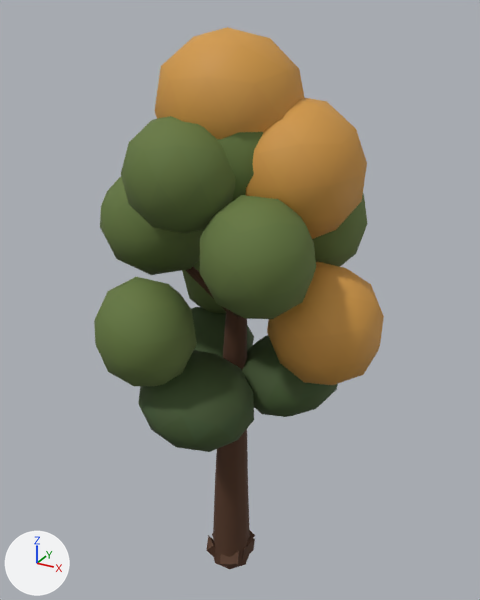
Renders of the glTF model public/assets/models/tree_maple_a.glb from each side of a commit.
One viewpoint serves both versions: a 50 mm camera at (3.76, -6.56, 7.44) aimed at (0.07, 0.14, 4.09). The lights are fixed; the arrows at lower left show +X, +Y and +Z. The older version comes first. Where no turn or scale is listed for an object, it has been applied to the vertices. Vertices at exactly the same position are counted once.

The first picture shows 'maple_canopy_00', 'maple_canopy_01', 'maple_canopy_under_0', 'maple_limb_0_0'.
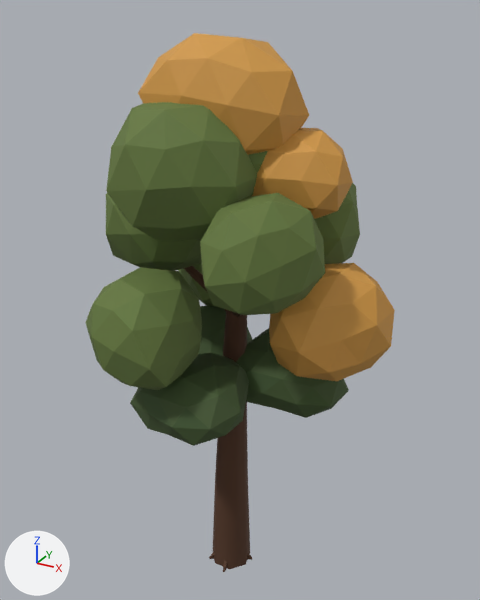
What differs and where, as boxes [x1, y1, x2, y2] in the pictures (480 x 600 px):
'maple_canopy_01', reshaped, moved, rescaled (7% taller)
    before: [94, 116, 368, 386]
    after: [85, 102, 360, 390]
'maple_canopy_00', reshaped, moved, rescaled (12% wider)
    before: [155, 27, 384, 385]
    after: [138, 33, 395, 381]
'maple_canopy_under_0', reshaped, moved, rescaled (9% wider)
    before: [138, 307, 338, 452]
    after: [130, 306, 349, 446]
'maple_limb_0_0', reshaped
    before: [186, 267, 255, 569]
    after: [184, 266, 252, 572]
part 4 of me_maple_limb_0_0_mesh, rebuilt
    before: [207, 535, 215, 558]
    after: [209, 552, 214, 559]
part 5 of me_maple_limb_0_0_mesh, deleted
    before: [220, 551, 239, 567]
part 6 of me_maple_limb_0_0_mesh, deleted
    before: [243, 537, 255, 559]
part 7 of me_maple_limb_0_0_mesh, added
    after: [223, 553, 252, 572]

Diff of the bpy script that builds the scene:
```diff
--- a/public/assets/models/tree_maple_a.glb.py
+++ b/public/assets/models/tree_maple_a.glb.py
@@ me_maple_canopy_00_mesh @@
 # used by ob_maple_canopy_00; parent = ob_tree_maple_a_root; location = (0.574, 0.0795, 5.326); scale = (1.93, 1.93, 1.93)
-me_maple_canopy_00_mesh.from_pydata(...)  # 126 vertices, 240 faces; spans x -0.72..0.72, y -0.46..0.46, z -1.0..1.0
+me_maple_canopy_00_mesh.from_pydata(...)  # 126 vertices, 240 faces; spans x -0.75..0.75, y -0.44..0.44, z -1.0..1.0
+# me_maple_canopy_00_mesh part 1: 126 of 126 vertices moved; they spanned x -0.72..0.72, y -0.46..0.46, z -1.0..1.0 and now span x -0.75..0.75, y -0.44..0.44, z -1.0..1.0; mean shift (-0.04, 0.02, -0.01)
 me_maple_canopy_00_mesh.materials.append(mat_accent_ochre_01)
@@ me_maple_canopy_01_mesh @@
 # used by ob_maple_canopy_01; parent = ob_tree_maple_a_root; location = (-0.135, -0.0117, 5.046); scale = (1.73, 1.73, 1.73)
-me_maple_canopy_01_mesh.from_pydata(...)  # 336 vertices, 640 faces; spans x -0.9..0.9, y -1.0..1.0, z -0.97..0.97
+me_maple_canopy_01_mesh.from_pydata(...)  # 336 vertices, 640 faces; spans x -0.89..0.89, y -1.0..1.0, z -0.91..0.91
+# me_maple_canopy_01_mesh part 2: 336 of 336 vertices moved; they spanned x -0.9..0.9, y -1.0..1.0, z -0.97..0.97 and now span x -0.89..0.89, y -1.0..1.0, z -0.91..0.91; mean shift (-0.03, 0.03, 0.0)
 me_maple_canopy_01_mesh.materials.append(mat_foliage_olive_01)
@@ me_maple_canopy_under_0_mesh @@
 # used by ob_maple_canopy_under_0; parent = ob_tree_maple_a_root; location = (-0.0138, -0.182, 3.124); scale = (1.35, 1.35, 1.35)
-me_maple_canopy_under_0_mesh.from_pydata(...)  # 126 vertices, 240 faces; spans x -1.0..1.0, y -0.95..0.95, z -0.38..0.38
+me_maple_canopy_under_0_mesh.from_pydata(...)  # 126 vertices, 240 faces; spans x -1.0..1.0, y -0.91..0.91, z -0.34..0.34
+# me_maple_canopy_under_0_mesh part 3: 126 of 126 vertices moved; they spanned x -1.0..1.0, y -0.95..0.95, z -0.38..0.38 and now span x -1.0..1.0, y -0.91..0.91, z -0.34..0.34; mean shift (-0.03, -0.03, -0.01)
 me_maple_canopy_under_0_mesh.materials.append(mat_foliage_shadow_01)
@@ me_maple_limb_0_0_mesh @@
-me_maple_limb_0_0_mesh.from_pydata(...)  # 173 vertices, 286 faces; spans x -1.27..1.27, y -1.28..1.28, z -2.79..2.79
+me_maple_limb_0_0_mesh.from_pydata(...)  # 183 vertices, 306 faces; spans x -1.27..1.27, y -1.28..1.28, z -2.79..2.79
+# me_maple_limb_0_0_mesh part 4: the loose piece of 6 vertices spanning x -0.54..-0.23, y -0.27..0.05, z -2.72..-2.46 is rebuilt with 8 vertices and now spans x -0.45..-0.2, y -0.18..0.07, z -2.78..-2.46
+# me_maple_limb_0_0_mesh part 5: the loose piece of 6 vertices spanning x -0.26..0.08, y -0.32..0.0, z -2.7..-2.48 is deleted
+# me_maple_limb_0_0_mesh part 6: the loose piece of 6 vertices spanning x -0.04..0.11, y -0.05..0.22, z -2.71..-2.47 is deleted
+# me_maple_limb_0_0_mesh part 7: 24 vertices added at x -0.25..0.12, y -0.3..0.43, z -2.78..-2.44
+# other edits to the shape of me_maple_limb_0_0_mesh do not show in these pictures
 me_maple_limb_0_0_mesh.materials.append(mat_wood_dark_01)
@@ ob_maple_canopy_00 @@
 ob_maple_canopy_00.parent = ob_tree_maple_a_root
-ob_maple_canopy_00.location = (0.574, 0.0795, 5.326)
-ob_maple_canopy_00.scale = (1.93, 1.93, 1.93)
+ob_maple_canopy_00.location = (0.646, 0.0508, 5.332)
+ob_maple_canopy_00.scale = (1.87, 1.87, 1.87)
@@ ob_maple_canopy_01 @@
 ob_maple_canopy_01.parent = ob_tree_maple_a_root
-ob_maple_canopy_01.location = (-0.135, -0.0117, 5.046)
-ob_maple_canopy_01.scale = (1.73, 1.73, 1.73)
+ob_maple_canopy_01.location = (-0.0891, -0.038, 5.049)
+ob_maple_canopy_01.scale = (1.74, 1.74, 1.74)
@@ ob_maple_canopy_under_0 @@
 ob_maple_canopy_under_0.parent = ob_tree_maple_a_root
-ob_maple_canopy_under_0.location = (-0.0138, -0.182, 3.124)
-ob_maple_canopy_under_0.scale = (1.35, 1.35, 1.35)
+ob_maple_canopy_under_0.location = (0.0101, -0.132, 3.143)
+ob_maple_canopy_under_0.scale = (1.44, 1.44, 1.44)
```
